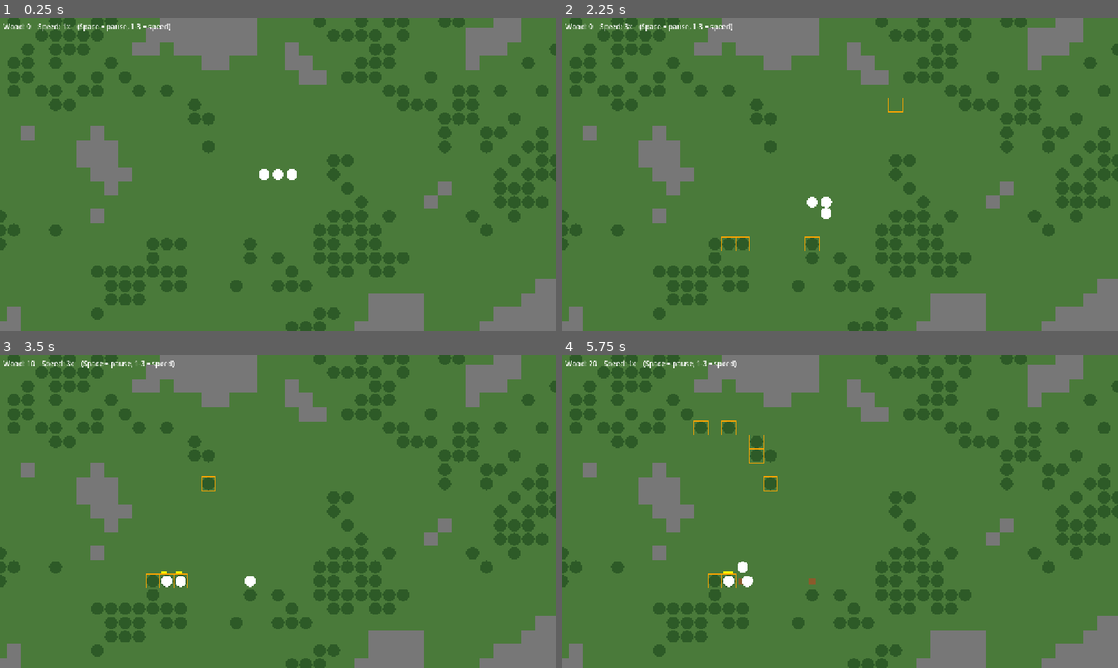
Above: before the commit, frames 1-4 (two rows, left to right).
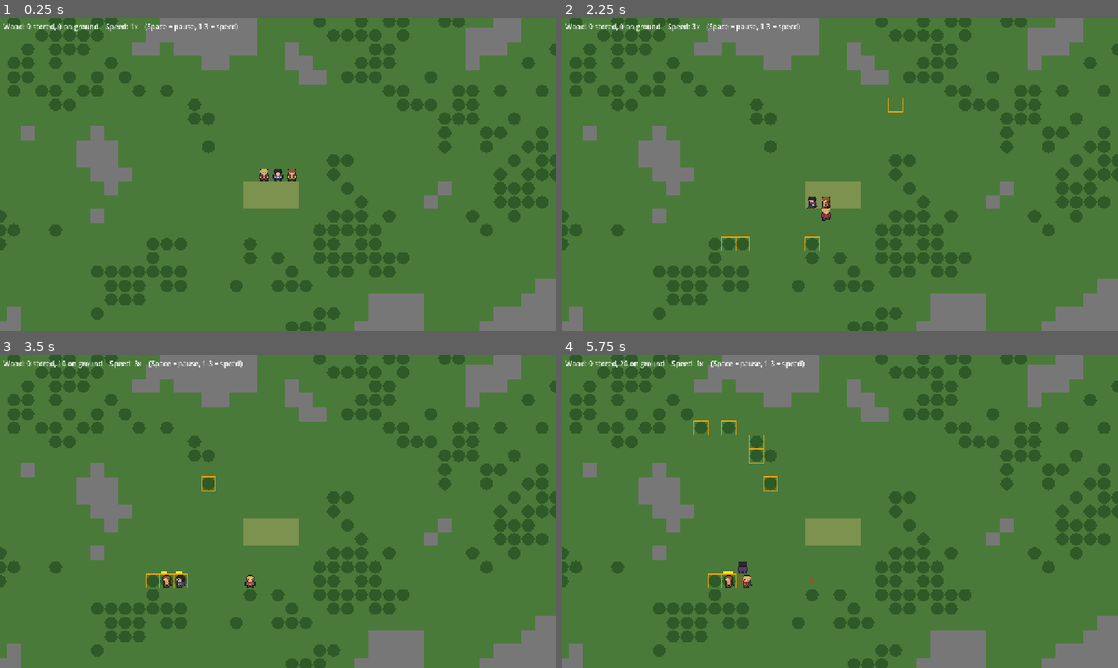
Above: after the commit, the same moments.

Repository: Yanez86/king
Game: Godot game, scene res://main.tscn
Same seed, same stepped clock (60 frames per second), same inputs: the game is played once before the commit and once after it.
Inputs (mouse positions are in pixels of both pictures, inside the frame that each line leads up to):
- Up to frame 1 (0.25 s): no input
- Up to frame 2 (2.25 s): tap Enter at 0.5 s; move the mouse to (962, 158) at 0.52 s; tap 1 at 0.6 s; click (962, 158) at 0.67 s; tap Space at 0.77, 1.25 s; drag from (728, 190) to (812, 237) at 1.27 s; move the mouse to (895, 105) at 2.02 s; tap 3 at 2.1 s; click (895, 105) at 2.17 s
- Up to frame 3 (3.5 s): drag from (250, 574) to (111, 464) at 2.77 s
- Up to frame 4 (5.75 s): move the mouse to (1006, 558) at 3.52 s; tap 2 at 3.6 s; click (1006, 558) at 3.67 s; tap Space at 3.77 s; tap Enter at 4.25 s; drag from (673, 464) to (756, 433) at 4.27 s; move the mouse to (867, 511) at 5.02 s; tap 1 at 5.1 s; click (867, 511) at 5.17 s

The runs differ from the first frame. In frame 1, 1.4% of the frame differs, in the area x 6-54%, y 1-61%; in frame 2, 1.3%; in frame 3, 1.4%; in frame 4, 1.5%, in the area x 4-54%, y 1-75%.

Commit message:
Add hauling to a starting stockpile zone and animated colonist sprites
Co-Authored-By: Claude Opus 5.5 <noreply@anthropic.com>

Diff:
--- a/main.gd
+++ b/main.gd
@@ -5,21 +5,48 @@
 const SPEED := 4.0          # tile al secondo
 const CHOP_TIME := 3.0      # secondi per abbattere un albero
 const WOOD_PER_TREE := 10
+const STACK_MAX := 50       # legna massima per cella di magazzino
+const CARRY_MAX := 25       # legna massima trasportata per viaggio
 const COLONIST_COUNT := 3
+# zona magazzino iniziale; i magazzini costruiti dal giocatore aggiungeranno celle a `stockpile`
+const START_STOCKPILE := Rect2i(MAP_SIZE / 2 + Vector2i(-2, 1), Vector2i(4, 2))
+const TUNIC_COLORS := [Color("a33b3b"), Color("3b5ea3"), Color("c9a23b"), Color("6e3ba3"), Color("d8d0c0")]
+const CAPE_COLORS := [Color("2f4a6e"), Color("6e2f2f"), Color("5a3b6e"), Color("4a4a4a"), Color("7a5a2f")]
+const HAIR_COLORS := [Color("3b2a1e"), Color("d9b35b"), Color("a8462f"), Color("8b5a2b"), Color("2a2a2a")]
+
+# fogli 48x64 generati da tools/make_sprites.py
+const COLONIST_BASE := preload("res://art/colonist_base.png")
+const COLONIST_HAIR := preload("res://art/colonist_hair.png")
+const COLONIST_TUNIC := preload("res://art/colonist_tunic.png")
+const COLONIST_CAPE := preload("res://art/colonist_cape.png")
+const WALK_CYCLE := [0, 1, 0, 2]  # colonne del foglio: fermo, passo A, fermo, passo B
+
+enum Job { NONE, CHOP, HAUL }
+enum Facing { DOWN, LEFT, RIGHT, UP }  # righe del foglio
 
 
 class Colonist:
 	var pos: Vector2
+	var tunic: Color
+	var cape: Color
+	var hair: Color
+	var facing := Facing.DOWN
+	var walked := 0.0             # pixel percorsi, scandisce i passi dell'animazione
 	var path: Array[Vector2i] = []
-	var job = null          # cella dell'albero da tagliare, o null se libero
+	var job := Job.NONE
+	var target := Vector2i.ZERO   # dove sta andando: albero, mucchio di legna o cella di magazzino
+	var dest := Vector2i.ZERO     # HAUL: cella di magazzino dove scaricare
+	var carrying := 0
 	var work_left := 0.0
 
 
 var astar := AStarGrid2D.new()
 var rocks := {}             # cella -> true (non attraversabile)
 var trees := {}             # cella -> true (attraversabile)
-var chop_marks := {}        # cella -> Colonist che l'ha prenotato, o null se libero
-var wood := {}              # cella -> quantità a terra
+var chop_marks := {}        # cella -> true: alberi da tagliare
+var wood := {}              # cella -> quantità a terra (nel magazzino = stoccata)
+var stockpile := {}         # cella -> true
+var reserved := {}          # cella -> Colonist che la sta usando
 var colonists: Array[Colonist] = []
 var drag_start = null       # cella d'inizio della selezione, o null
 var drag_end := Vector2i.ZERO
@@ -34,9 +61,15 @@
 	astar.diagonal_mode = AStarGrid2D.DIAGONAL_MODE_ONLY_IF_NO_OBSTACLES
 	astar.update()
 	generate_map()
+	for x in range(START_STOCKPILE.position.x, START_STOCKPILE.end.x):
+		for y in range(START_STOCKPILE.position.y, START_STOCKPILE.end.y):
+			stockpile[Vector2i(x, y)] = true
 	for i in COLONIST_COUNT:
 		var c := Colonist.new()
 		c.pos = center(MAP_SIZE / 2 + Vector2i(i - 1, 0))
+		c.tunic = TUNIC_COLORS[i % TUNIC_COLORS.size()]
+		c.cape = CAPE_COLORS.pick_random()
+		c.hair = HAIR_COLORS.pick_random()
 		colonists.append(c)
 	camera.position = center(MAP_SIZE / 2)
 
@@ -62,7 +95,8 @@
 
 func _process(delta: float) -> void:
 	tick(delta)
-	hud.text = "Wood: %d    Speed: %dx    (Space = pause, 1-3 = speed)" % [total_wood(), Engine.time_scale]
+	hud.text = "Wood: %d stored, %d on ground    Speed: %dx    (Space = pause, 1-3 = speed)" \
+		% [stored_wood(), total_wood() - stored_wood(), Engine.time_scale]
 	queue_redraw()
 
 
@@ -72,47 +106,117 @@
 
 
 func update_colonist(c: Colonist, delta: float) -> void:
-	if c.job == null:
+	if c.job == Job.NONE:
 		find_job(c)
 		return
 	if not c.path.is_empty():
 		var goal := center(c.path[0])
+		var d := goal - c.pos
+		if absf(d.y) > absf(d.x):  # in diagonale guarda di lato
+			c.facing = Facing.DOWN if d.y > 0 else Facing.UP
+		elif d.x != 0:
+			c.facing = Facing.RIGHT if d.x > 0 else Facing.LEFT
+		c.walked += minf(d.length(), SPEED * TILE * delta)
 		c.pos = c.pos.move_toward(goal, SPEED * TILE * delta)
 		if c.pos == goal:
 			c.path.pop_front()
 		return
-	c.work_left -= delta
-	if c.work_left <= 0:
-		trees.erase(c.job)
-		chop_marks.erase(c.job)
-		wood[c.job] = wood.get(c.job, 0) + WOOD_PER_TREE
-		c.job = null
+	match c.job:
+		Job.CHOP:
+			c.work_left -= delta
+			if c.work_left <= 0:
+				trees.erase(c.target)
+				chop_marks.erase(c.target)
+				wood[c.target] = wood.get(c.target, 0) + WOOD_PER_TREE
+				end_job(c)
+		Job.HAUL:
+			if c.target != c.dest:  # arrivato al mucchio: carica
+				var space: int = STACK_MAX - wood.get(c.dest, 0)
+				c.carrying = mini(mini(wood[c.target], CARRY_MAX), space)
+				wood[c.target] -= c.carrying
+				if wood[c.target] == 0:
+					wood.erase(c.target)
+				reserved.erase(c.target)
+				c.target = c.dest
+				c.path = astar.get_id_path(cell_of(c.pos), c.dest)
+			else:                   # arrivato al magazzino: scarica
+				wood[c.dest] = wood.get(c.dest, 0) + c.carrying
+				c.carrying = 0
+				end_job(c)
 
 
 func find_job(c: Colonist) -> void:
-	var free := chop_marks.keys().filter(func(cell): return chop_marks[cell] == null)
-	free.sort_custom(func(a, b): return center(a).distance_squared_to(c.pos) < center(b).distance_squared_to(c.pos))
+	# ordine fisso finché non c'è la tabella delle priorità: prima tagliare, poi trasportare
+	var path := path_to_nearest(c.pos, chop_marks.keys().filter(is_free))
+	if not path.is_empty():
+		start_job(c, Job.CHOP, path)
+		c.work_left = CHOP_TIME
+		return
+
+	var dests := stockpile.keys().filter(func(cell): return is_free(cell) and wood.get(cell, 0) < STACK_MAX)
+	if dests.is_empty():
+		return  # magazzino pieno
+	var piles := wood.keys().filter(func(cell): return not stockpile.has(cell) and is_free(cell))
+	path = path_to_nearest(c.pos, piles)
+	if path.is_empty():
+		return
+	start_job(c, Job.HAUL, path)
+	sort_by_distance(dests, center(c.target))
+	c.dest = dests[0]  # ponytail: assume la cella di magazzino raggiungibile, è accanto alla partenza
+	reserved[c.dest] = c
+
+
+func start_job(c: Colonist, job: Job, path: Array[Vector2i]) -> void:
+	c.job = job
+	c.path = path
+	c.target = path.back()
+	reserved[c.target] = c
+
+
+func end_job(c: Colonist) -> void:
+	for cell in reserved.keys():
+		if reserved[cell] == c:
+			reserved.erase(cell)
+	c.job = Job.NONE
+
+
+func path_to_nearest(from: Vector2, cells: Array) -> Array[Vector2i]:
 	# ponytail: "più vicino" in linea d'aria e un percorso per candidato; passare a distanza di percorso se i coloni fanno giri assurdi
-	for cell in free:
-		var path := astar.get_id_path(cell_of(c.pos), cell)
+	sort_by_distance(cells, from)
+	for cell in cells:
+		var path := astar.get_id_path(cell_of(from), cell)
 		if not path.is_empty():
-			c.path = path
-			c.job = cell
-			c.work_left = CHOP_TIME
-			chop_marks[cell] = c
-			return
+			return path
+	return []
+
+
+func sort_by_distance(cells: Array, from: Vector2) -> void:
+	cells.sort_custom(func(a, b): return center(a).distance_squared_to(from) < center(b).distance_squared_to(from))
+
+
+func is_free(cell: Vector2i) -> bool:
+	return not reserved.has(cell)
 
 
 func mark_trees(rect: Rect2i) -> void:
 	for cell in trees:
-		if rect.has_point(cell) and not chop_marks.has(cell):
-			chop_marks[cell] = null
+		if rect.has_point(cell):
+			chop_marks[cell] = true
 
 
 func total_wood() -> int:
 	var sum := 0
 	for amount in wood.values():
 		sum += amount
+	for c in colonists:
+		sum += c.carrying
+	return sum
+
+
+func stored_wood() -> int:
+	var sum := 0
+	for cell in stockpile:
+		sum += wood.get(cell, 0)
 	return sum
 
 
@@ -164,17 +268,29 @@
 
 func _draw() -> void:
 	draw_rect(Rect2(Vector2.ZERO, Vector2(MAP_SIZE * TILE)), Color("4a7a3a"))
+	for cell in stockpile:
+		draw_rect(Rect2(Vector2(cell) * TILE, Vector2.ONE * TILE), Color(0.85, 0.75, 0.45, 0.35))
 	for cell in rocks:
 		draw_rect(Rect2(Vector2(cell) * TILE, Vector2.ONE * TILE), Color("777777"))
 	for cell in trees:
 		draw_circle(center(cell), TILE * 0.45, Color("2d5a27"))
 	for cell in chop_marks:
 		draw_rect(Rect2(Vector2(cell) * TILE, Vector2.ONE * TILE), Color.ORANGE, false, 1.0)
-	for cell in wood:
-		draw_rect(Rect2(Vector2(cell) * TILE + Vector2.ONE * 4, Vector2.ONE * 8), Color("8b5a2b"))
+	for cell in wood:  # più legna = quadrato più grande
+		var side: float = 4.0 + 10.0 * wood[cell] / STACK_MAX
+		draw_rect(Rect2(center(cell) - Vector2.ONE * side / 2, Vector2.ONE * side), Color("8b5a2b"))
 	for c in colonists:
-		draw_circle(c.pos, TILE * 0.4, Color.WHITE)
-		if c.job != null and c.path.is_empty():  # barra di avanzamento del lavoro
+		var at := (c.pos - Vector2.ONE * TILE / 2.0).round()  # allineato ai pixel
+		var frame: int = WALK_CYCLE[int(c.walked / (TILE / 2.0)) % WALK_CYCLE.size()] if not c.path.is_empty() else 0
+		var src := Rect2(Vector2(frame, c.facing) * TILE, Vector2.ONE * TILE)
+		var dst := Rect2(at, Vector2.ONE * TILE)
+		draw_texture_rect_region(COLONIST_BASE, dst, src)
+		draw_texture_rect_region(COLONIST_HAIR, dst, src, c.hair)
+		draw_texture_rect_region(COLONIST_TUNIC, dst, src, c.tunic)
+		draw_texture_rect_region(COLONIST_CAPE, dst, src, c.cape)
+		if c.carrying > 0:
+			draw_rect(Rect2(at + Vector2(10, 7), Vector2(5, 5)), Color("8b5a2b"))
+		if c.job == Job.CHOP and c.path.is_empty():  # barra di avanzamento del taglio
 			draw_rect(Rect2(c.pos + Vector2(-6, -11), Vector2(12 * (1 - c.work_left / CHOP_TIME), 2)), Color.YELLOW)
 	if drag_start != null:
 		var r := selection_rect()
--- a/tests/test_jobs.gd
+++ b/tests/test_jobs.gd
@@ -3,26 +3,37 @@
 
 
 func _initialize() -> void:
+	seed(1)  # mappa sempre uguale
 	var main = load("res://main.tscn").instantiate()
 	root.add_child(main)
 	await process_frame  # aspetta che venga chiamato _ready
 
 	var trees_before: int = main.trees.size()
-	main.mark_trees(Rect2i(Vector2i.ZERO, main.MAP_SIZE))
-	check(main.chop_marks.size() == trees_before, "tutti gli alberi segnati")
+	main.mark_trees(Rect2i(main.MAP_SIZE / 2 - Vector2i(8, 8), Vector2i(16, 16)))
+	var marked: int = main.chop_marks.size()
+	check(marked > 0, "ci sono alberi segnati vicino alla partenza")
 
-	for i in 2000:  # 100 secondi simulati
+	for i in 10000:  # 500 secondi simulati
 		main.tick(0.05)
 
 	var chopped: int = trees_before - main.trees.size()
-	check(chopped > 0, "i coloni hanno tagliato alberi")
-	check(main.total_wood() == chopped * main.WOOD_PER_TREE, "legna = alberi tagliati x resa")
-	var busy := {}
+	var capacity: int = main.stockpile.size() * main.STACK_MAX
+	check(chopped == marked, "tagliati tutti gli alberi segnati")
+	check(main.total_wood() == chopped * main.WOOD_PER_TREE, "nessuna legna persa o creata")
+	check(main.stored_wood() == mini(main.total_wood(), capacity), "trasportata finché c'è posto")
+	for cell in main.stockpile:
+		check(main.wood.get(cell, 0) <= main.STACK_MAX, "nessuna pila oltre il limite")
 	for c in main.colonists:
-		if c.job != null:
-			check(not busy.has(c.job), "due coloni sullo stesso albero")
-			busy[c.job] = true
-	print("OK: %d alberi tagliati, %d legna" % [chopped, main.total_wood()])
+		check(c.job == main.Job.NONE, "coloni liberi a fine lavoro")
+	check(main.reserved.is_empty(), "nessuna prenotazione rimasta")
+
+	var c = main.colonists[0]
+	c.job = main.Job.HAUL  # finto lavoro: deve solo camminare
+	c.path.assign([main.cell_of(c.pos) + Vector2i.LEFT])
+	main.tick(0.05)
+	check(c.facing == main.Facing.LEFT and c.walked > 0, "guarda e cammina verso sinistra")
+	print("OK: %d alberi, %d legna, %d nel magazzino (capienza %d)" \
+		% [chopped, main.total_wood(), main.stored_wood(), capacity])
 	quit()
 
 
Binary file added: art/colonist_base.png
Not shown, added: art/colonist_base.png.import
Binary file added: art/colonist_cape.png
Not shown, added: art/colonist_cape.png.import
Binary file added: art/colonist_hair.png
Not shown, added: art/colonist_hair.png.import
Binary file added: art/colonist_tunic.png
Not shown, added: art/colonist_tunic.png.import
Not shown, changed: docs/TECH.md
